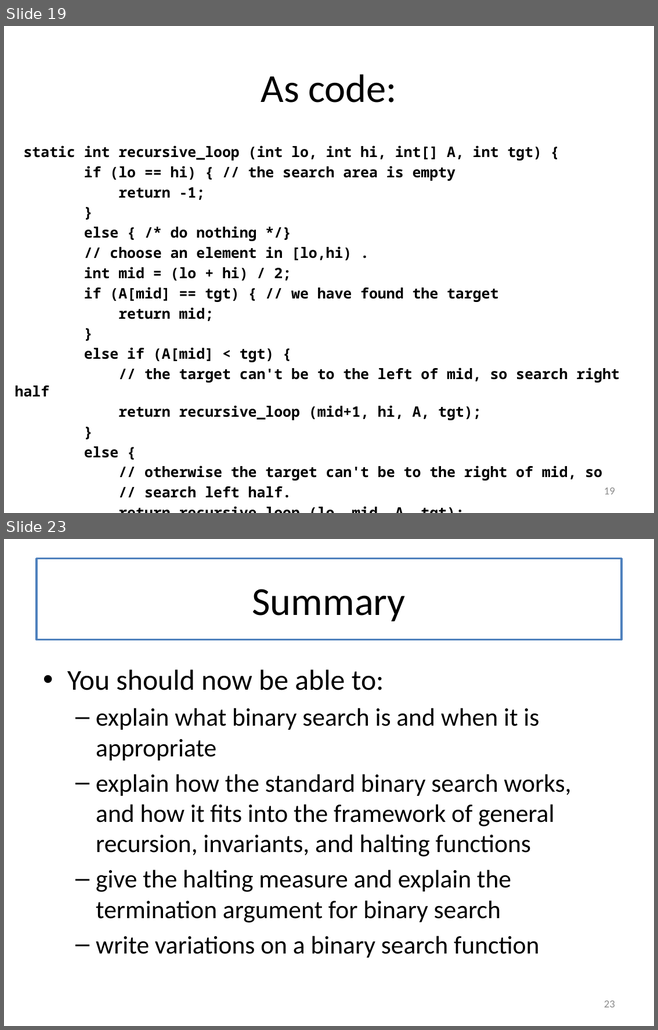
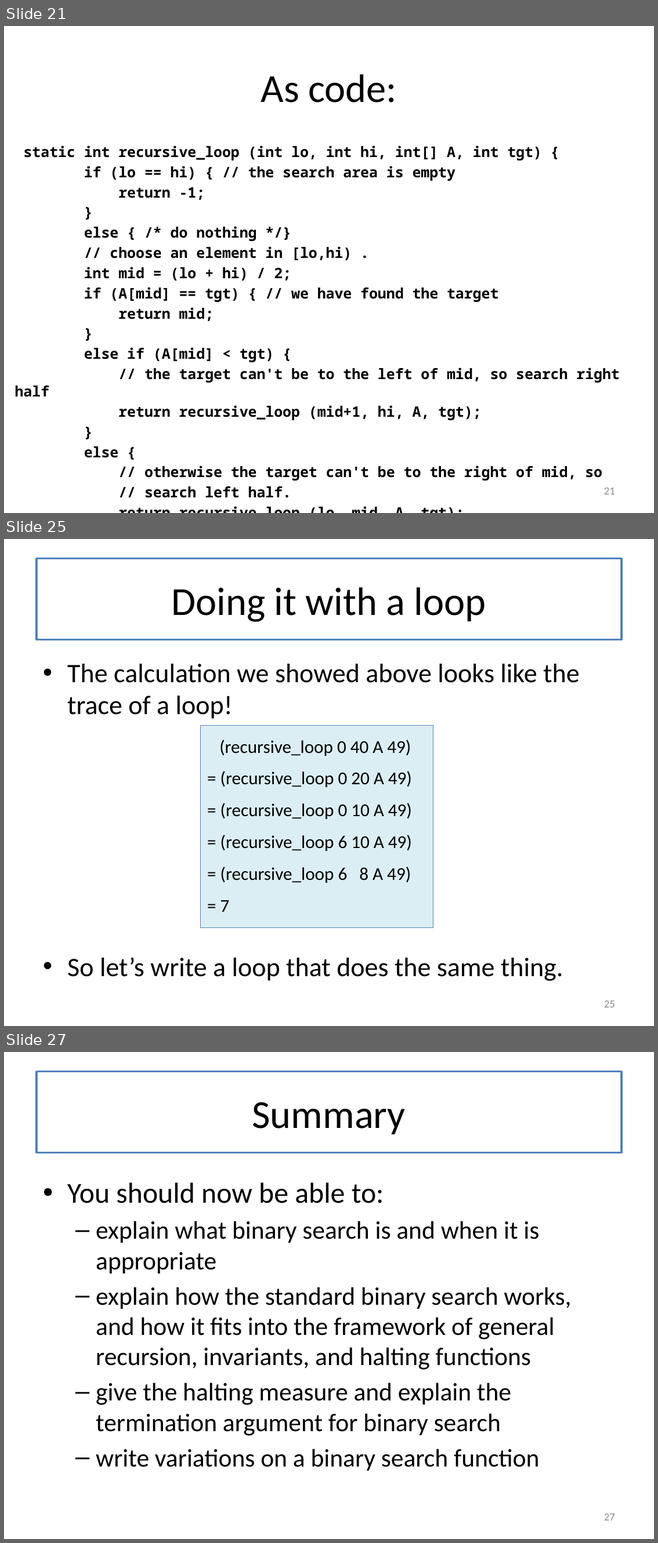
Before and after one commit to mwand/cs5010f17, a slide deck: Slides/Lesson 8.2 Binary Search.pptx. Shown one above the other, each under a label of ours: slides 19 and 23 before the commit, slides 21, 25 and 27 after it; the slides between them are not shown. The pictures are 658x1030 and 658x1543 pixels, drawn with LibreOffice and Linux fonts; fonts in the diff are those of the drawing. Boxes give left, top, right and bottom in pixels: in the first picture for what was removed or moved away, otherwise in the second. Text is boxed around its words. In the diff, an @@ line names an element or a change of style, - is before the commit and + after.

```diff
--- a/Slides/Lesson 8.2 Binary Search.pptx
+++ b/Slides/Lesson 8.2 Binary Search.pptx
@@ slide 25 added at <box>4,539,654,1026</box>, background #FFFFFF @@
@@ title added at <box>36,559,621,640</box>, fill #FFFFFF, outline #4F81BD 2.25 pt, 44 pt, text #000000 @@
+Doing it with a loop
@@ text added at <box>67,664,579,981</box>, 29.6 pt, text #000000 @@
+• The calculation we showed above looks like the trace of a loop!
+• So let’s write a loop that does the same thing.
@@ rectangle added at <box>201,725,433,928</box>, fill #DBEEF4, outline #4F81BD 0.75 pt, 20 pt, text #000000 @@
+(recursive_loop 0 40 A 49)
+= (recursive_loop 0 20 A 49)
+= (recursive_loop 0 10 A 49)
+= (recursive_loop 6 10 A 49)
+= (recursive_loop 6 8 A 49)
+= 7
@@ page number added at <box>604,1001,615,1008</box>, 12 pt, text #8C8C8C @@
+25
@@ what was slide 19 is now slide 21 @@
@@ page number at <box>604,488,615,495</box>: text changed @@
-19
+21
@@ what was slide 23 is now slide 27 @@
@@ page number at <box>604,1514,615,1521</box>: text changed @@
-23
+27
```
Also in this commit, not shown: 6 slides changed, 4 other slides added, 1 slide removed, 1 other file.
